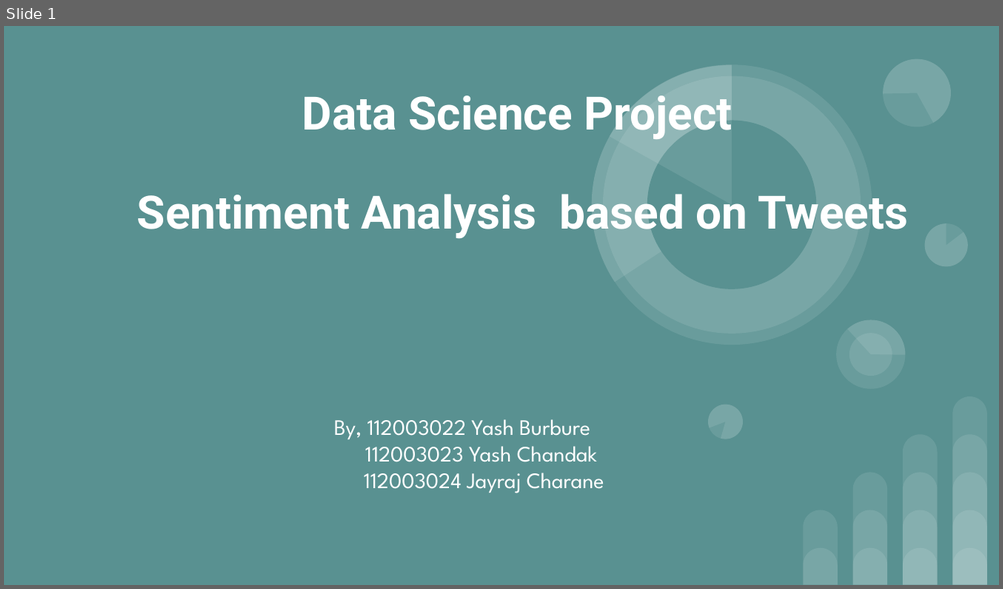
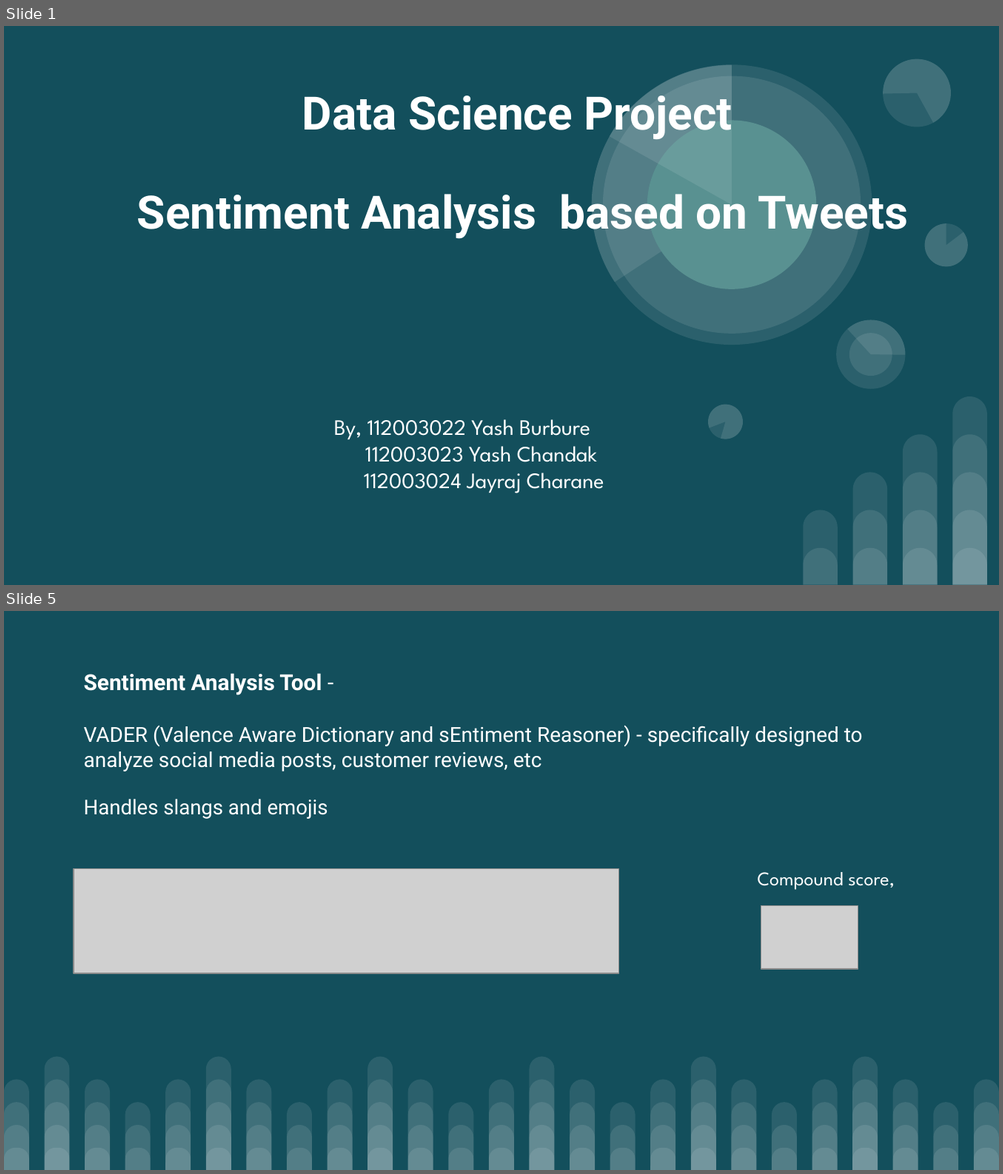
Before and after one commit to yashuchandak/Sentiment-Analysis, a slide deck: sentiment_analysis.odp. Shown one above the other, each under a label of ours: slide 1 before the commit, slides 1 and 5 after it; the slides between them are not shown. The pictures are 1003x589 and 1003x1174 pixels, drawn with LibreOffice and Linux fonts; fonts in the diff are those of the drawing; grey boxes stand for pictures. Boxes give left, top, right and bottom in pixels: in the first picture for what was removed or moved away, otherwise in the second. Text is boxed around its words. In the diff, an @@ line names an element or a change of style, - is before the commit and + after.

```diff
--- a/sentiment_analysis.odp
+++ b/sentiment_analysis.odp
@@ slide 5 added at box(4, 611, 999, 1170), background #134F5C @@
@@ title added at box(84, 673, 862, 772), 15 pt, text #FFFFFF @@
+Sentiment Analysis Tool -
+VADER (Valence Aware Dictionary and sEntiment Reasoner) - specifically designed to analyze social media posts, customer reviews, etc
@@ title added at box(84, 799, 328, 819), 14.8 pt, text #FFFFFF @@
+Handles slangs and emojis
@@ picture added at box(74, 869, 619, 973) @@
@@ text added at box(757, 872, 894, 890), 14 pt, text #FFFFFF @@
+Compound score,
@@ picture added at box(761, 906, 857, 970) @@
@@ group added at box(4, 1056, 999, 1170): 100 round same rects @@
@@ slide 1 changed as well @@
@@ background #599191 to #134F5C @@
```
Also in this commit, not shown: 4 other slides changed, 5 other slides added, 19 other files.
